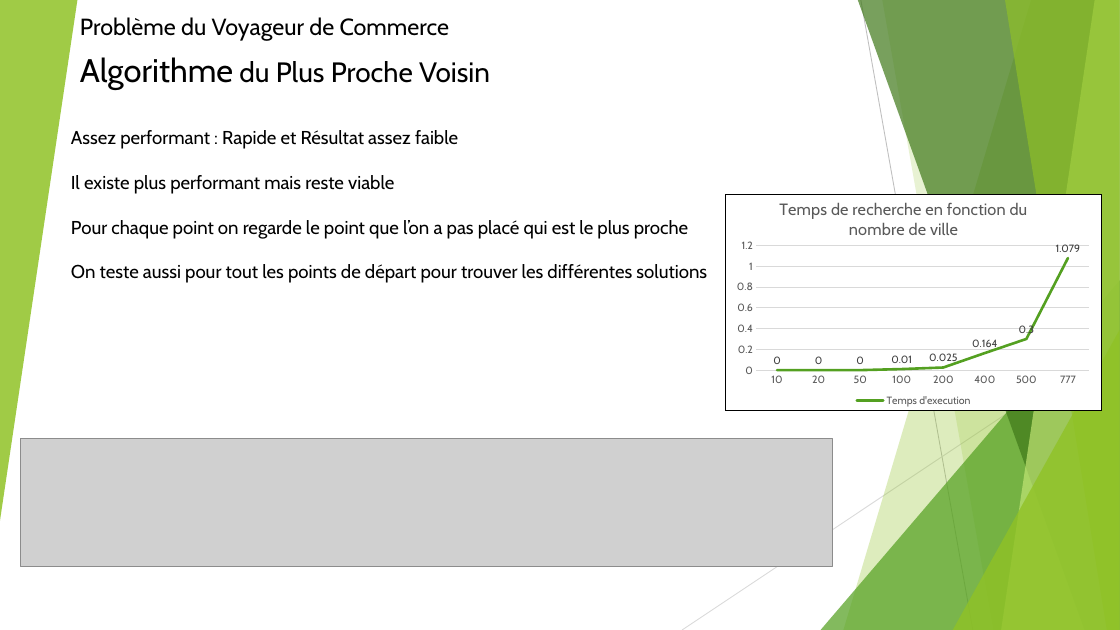
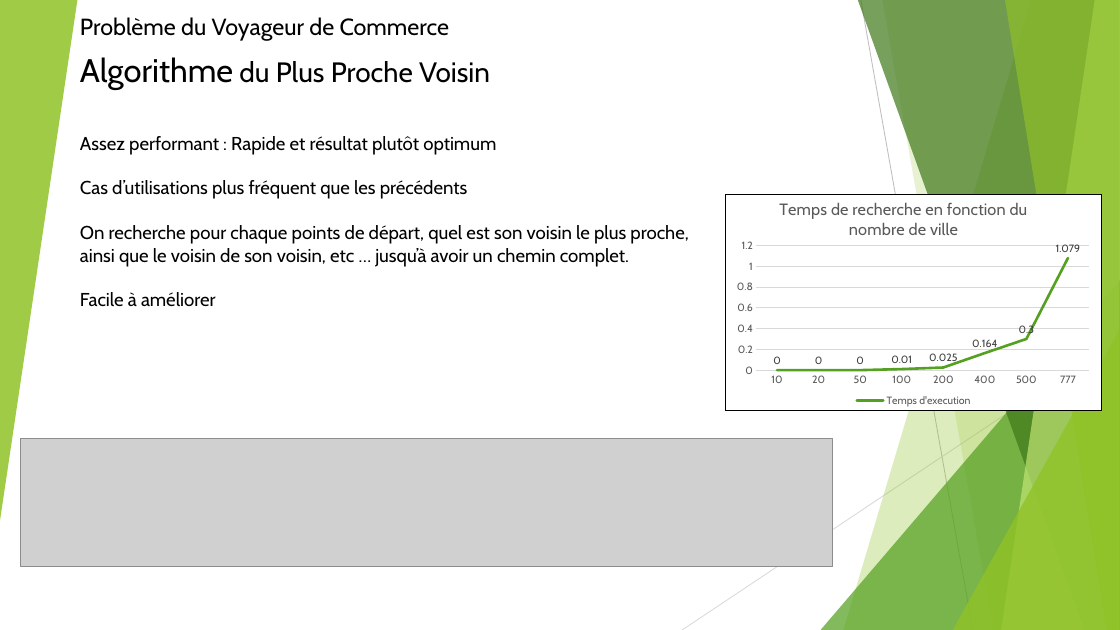
Before and after one commit to Spl4shh/ProjetVoyageurCommerce, a slide deck: slide 6 of PresentationProjetTutoré.pptx. Drawn at 1120x630 pixels with LibreOffice and Linux fonts; fonts in the diff are those of the drawing; grey boxes stand for pictures. Boxes give left, top, right and bottom in pixels: in the first picture for what was removed or moved away, otherwise in the second. Text is boxed around its words. In the diff, an @@ line names an element or a change of style, - is before the commit and + after.

```diff
--- a/PresentationProjetTutoré.pptx
+++ b/PresentationProjetTutoré.pptx
@@ text at (x1=80, y1=136, x2=688, y2=306): text changed @@
-Assez performant : Rapide et Résultat assez faible
-Il existe plus performant mais reste viable
-Pour chaque point on regarde le point que l’on a pas placé qui est le plus proche
-On teste aussi pour tout les points de départ pour trouver les différentes solutions
+Assez performant : Rapide et résultat plutôt optimum
+Cas d’utilisations plus fréquent que les précédents
+On recherche pour chaque points de départ, quel est son voisin le plus proche, ainsi que le voisin de son voisin, etc … jusqu’à avoir un chemin complet.
+Facile à améliorer
```
Also in this commit, not shown: 2 other slides changed.
